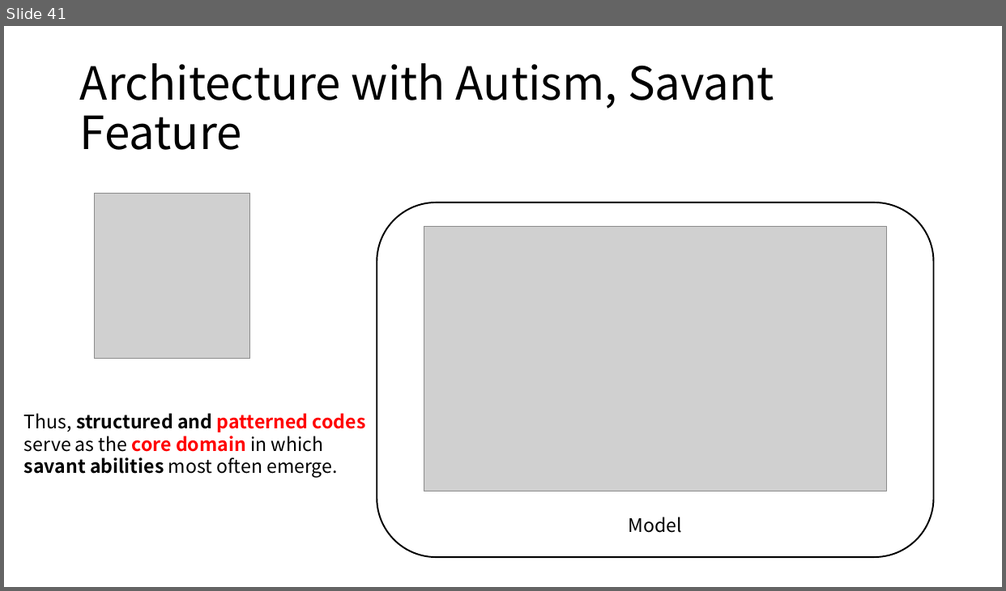
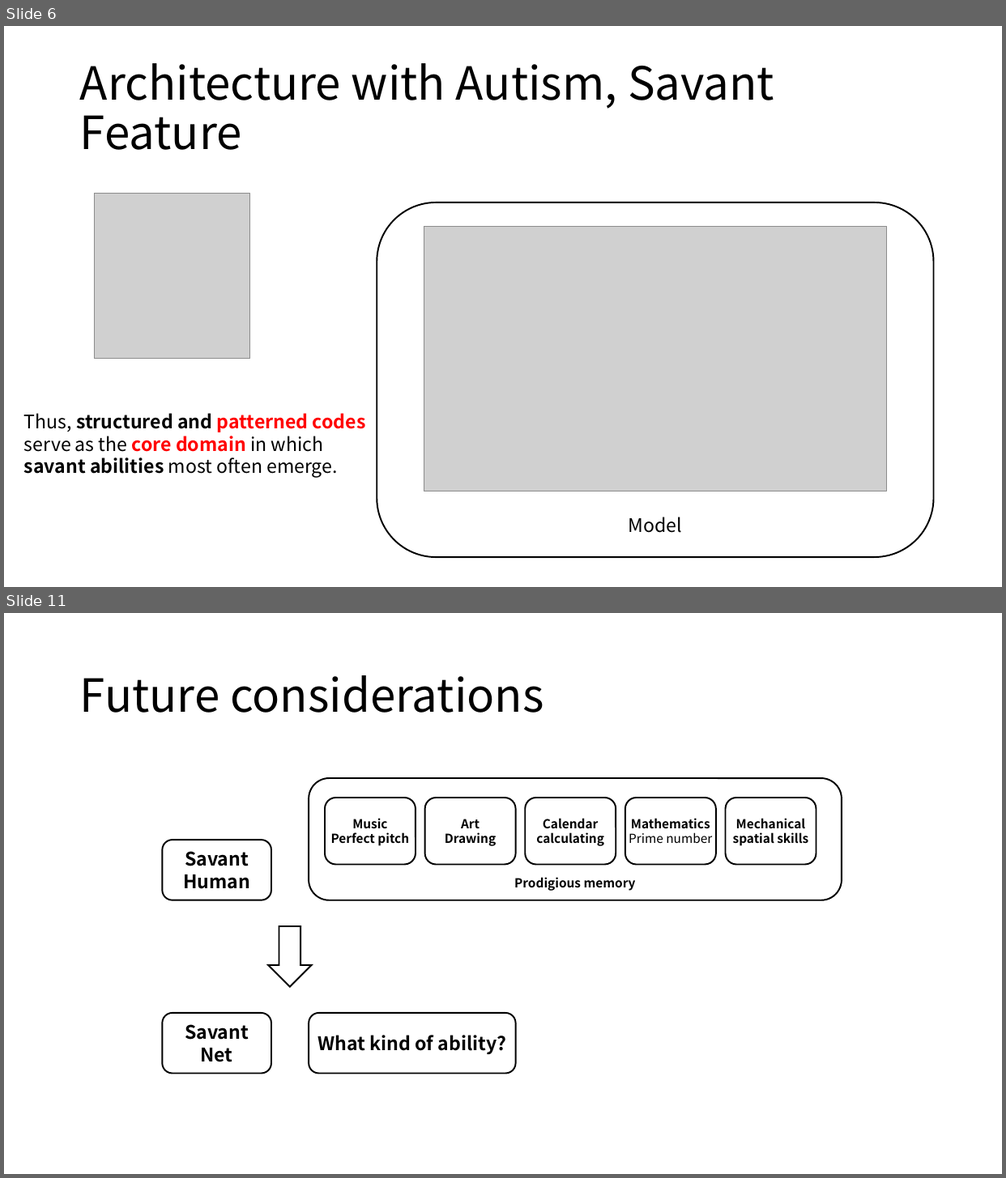
Before and after one commit to topaz11100/PROGRESS, a slide deck: 2_0729/0729_progress.pptx. Shown one above the other, each under a label of ours: slide 41 before the commit, slides 6 and 11 after it; the slides between them are not shown. The pictures are 1006x591 and 1006x1178 pixels, drawn with LibreOffice and Linux fonts; fonts in the diff are those of the drawing; grey boxes stand for pictures. Boxes give left, top, right and bottom in pixels: in the first picture for what was removed or moved away, otherwise in the second. Text is boxed around its words. In the diff, an @@ line names an element or a change of style, - is before the commit and + after.

```diff
--- a/2_0729/0729_progress.pptx
+++ b/2_0729/0729_progress.pptx
@@ slide 11 added at [4, 613, 1002, 1174], background #FFFFFF @@
@@ title added at [80, 675, 544, 713], 44 pt, text #000000 @@
+Future considerations
@@ group added at [309, 778, 842, 901]: 6 rounded rectangles @@
+Prodigious memory
+Music
+Perfect pitch
+Art
+Drawing
+Calendar
+calculating
+Mathematics
+Prime number
+Mechanical
+spatial skills
@@ rounded rectangle added at [162, 840, 271, 901], fill #FFFFFF, outline #000000 1.5 pt, 18 pt, text #000000, bold @@
+Savant
+Human
@@ right arrow added at [269, 926, 312, 987], fill #FFFFFF, outline #000000 1.5 pt @@
@@ rounded rectangle added at [162, 1013, 271, 1074], fill #FFFFFF, outline #000000 1.5 pt, 18 pt, text #000000, bold @@
+Savant
+Net
@@ rounded rectangle added at [309, 1013, 515, 1074], fill #FFFFFF, outline #000000 1.5 pt, 18 pt, text #000000, bold @@
+What kind of ability?
@@ what was slide 41 is now slide 6 @@
```
Also in this commit, not shown: 7 other slides added, 38 slides removed, 26 other files.
